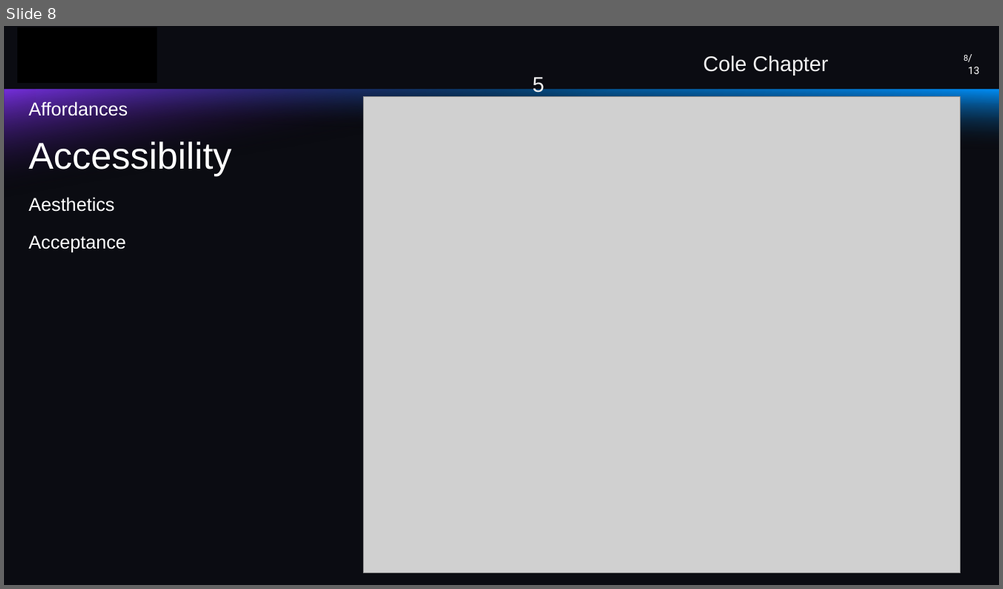
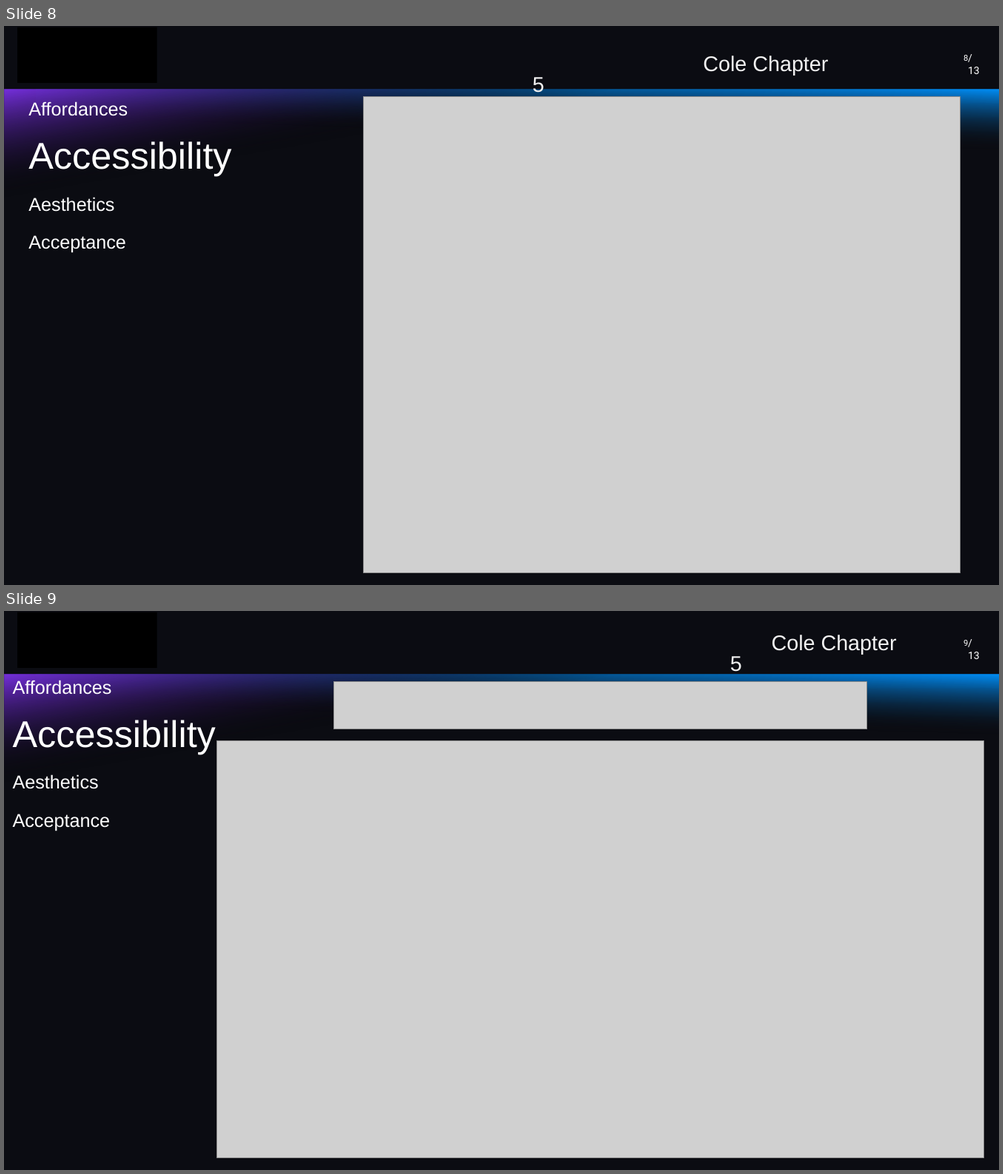
Before and after one commit to Alissa-Ouspen/data110_alissa, a slide deck: week6/ColeCh5_Ouspenskaia.pptx. Shown one above the other, each under a label of ours: slide 8 before the commit, slides 8 and 9 after it. The pictures are 1003x589 and 1003x1174 pixels, drawn with LibreOffice and Linux fonts; fonts in the diff are those of the drawing; grey boxes stand for pictures. Boxes give left, top, right and bottom in pixels: in the first picture for what was removed or moved away, otherwise in the second. Text is boxed around its words. In the diff, an @@ line names an element or a change of style, - is before the commit and + after.

```diff
--- a/week6/ColeCh5_Ouspenskaia.pptx
+++ b/week6/ColeCh5_Ouspenskaia.pptx
@@ slide 9 added at (4,611,999,1170), background #0B0C12; not listed: 2 template elements that a slide beside it also shows @@
@@ rectangle added at (17,612,157,669), fill #000000 @@
@@ text added at (771,635,896,654), 20.5 pt, text #F2F2F2 @@
+Cole Chapter 5
@@ page number added at (963,640,967,646), 8 pt, text #FFFFFF @@
+9
@@ text added at (967,652,979,659), 10 pt, text #FFFFFF @@
+/13
@@ title added at (13,678,216,831), 18 pt, text #FFFFFF @@
+Affordances
+Accessibility
+Aesthetics
+Acceptance
@@ picture added at (334,682,867,729) @@
@@ picture added at (216,741,984,1158) @@
```
Also in this commit, not shown: 2 slides changed, 1 other file.
